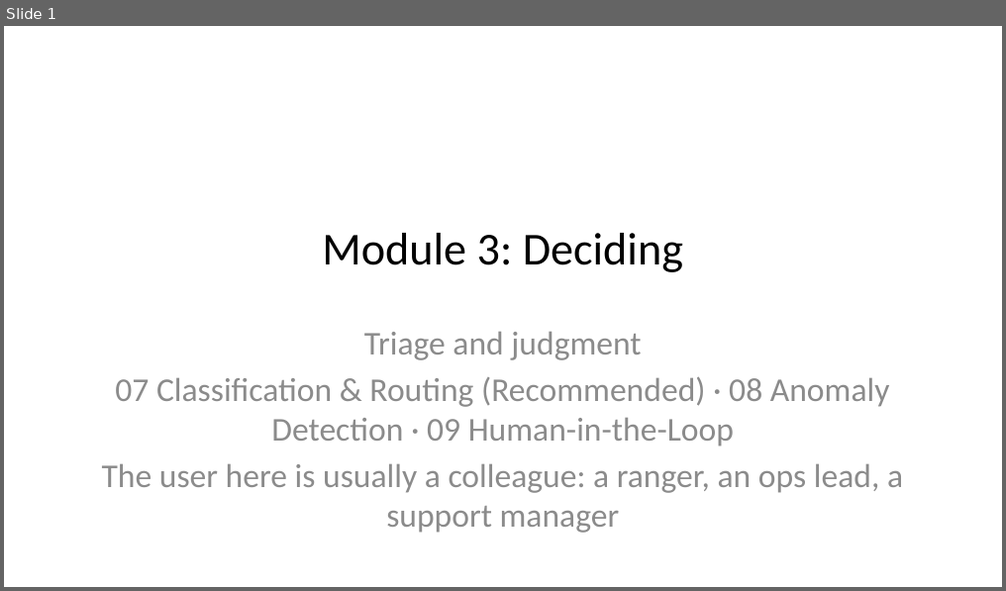
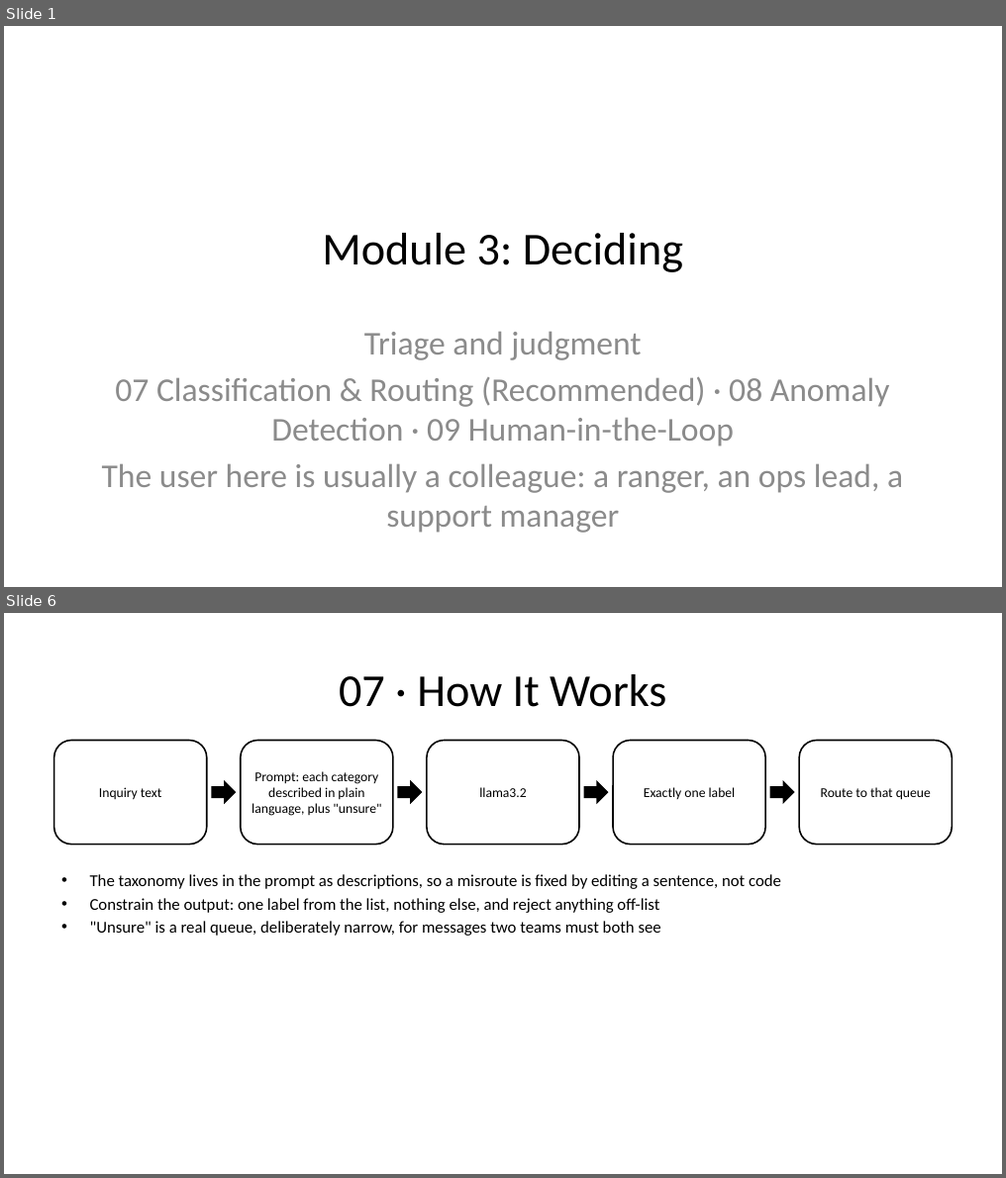
Before and after one commit to trailheadtechnology/10-ai-features-workshop, a slide deck: docs/slides/pptx/M3-deciding.pptx. Shown one above the other, each under a label of ours: slide 1 before the commit, slides 1 and 6 after it; the slides between them are not shown. The pictures are 1006x591 and 1006x1178 pixels, drawn with LibreOffice and Linux fonts; fonts in the diff are those of the drawing. Boxes give left, top, right and bottom in pixels: in the first picture for what was removed or moved away, otherwise in the second. Text is boxed around its words. In the diff, an @@ line names an element or a change of style, - is before the commit and + after.

```diff
--- a/docs/slides/pptx/M3-deciding.pptx
+++ b/docs/slides/pptx/M3-deciding.pptx
@@ slide 6 added at (4, 613, 1002, 1174), background #FFFFFF @@
@@ title added at (339, 674, 666, 707), 44 pt, text #000000 @@
+07 · How It Works
@@ rounded rectangle added at (54, 741, 207, 845), outline #000000 1.5 pt, 13 pt, text #000000 @@
+Inquiry text
@@ rounded rectangle added at (241, 741, 393, 845), outline #000000 1.5 pt, 13 pt, text #000000 @@
+Prompt: each category described in plain language, plus "unsure"
@@ rounded rectangle added at (427, 741, 580, 845), outline #000000 1.5 pt, 13 pt, text #000000 @@
+llama3.2
@@ rounded rectangle added at (614, 741, 766, 845), outline #000000 1.5 pt, 13 pt, text #000000 @@
+Exactly one label
@@ rounded rectangle added at (799, 741, 951, 845), outline #000000 1.5 pt, 13 pt, text #000000 @@
+Route to that queue
@@ right arrow added at (211, 780, 236, 804), fill #000000 @@
@@ right arrow added at (398, 780, 423, 804), fill #000000 @@
@@ right arrow added at (584, 780, 609, 804), fill #000000 @@
@@ right arrow added at (770, 780, 795, 804), fill #000000 @@
@@ text added at (90, 874, 781, 936), 16 pt, text #000000 @@
+• The taxonomy lives in the prompt as descriptions, so a misroute is fixed by editing a sentence, not code
+• Constrain the output: one label from the list, nothing else, and reject anything off-list
+• "Unsure" is a real queue, deliberately narrow, for messages two teams must both see
```
Also in this commit, not shown: 16 slides changed, 3 other slides added, 12 other files.
